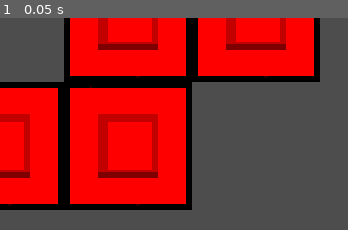
Above: before the commit, frame 1.
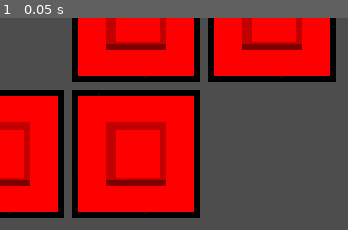
Above: after the commit, the same moment.

Repository: CheeseLord/practris
Game: Godot game, scene res://tetromino.tscn
Same seed, same stepped clock (60 frames per second), same inputs: the game is played once before the commit and once after it. The project has no main scene, so this scene is started directly.
Inputs:
- Up to frame 1 (0.05 s): no input

The runs differ from the first frame. In frame 1, 24% of the frame differs, in the area x 0-97%, y 0-95%.

Commit message:
Add spacing around block.

Diff:
--- a/Tetromino.gd
+++ b/Tetromino.gd
@@ -25,7 +25,6 @@
 				var block = block_scene.instantiate()
 				var block_size = block.get_size()
 				block.position = Vector2(c * block_size.x, r * block_size.y)
-				print(block.position)
 				blocks.append(block)
 				add_child(block)
 
--- a/block.tscn
+++ b/block.tscn
@@ -1,10 +1,10 @@
-[gd_scene load_steps=4 format=3 uid="uid://c1s0bl2jt6a85"]
+[gd_scene load_steps=4 format=3 uid="uid://81jroa3ixb6x"]
 
-[ext_resource type="Texture2D" uid="uid://ceu4qd8u8143c" path="res://assets/block_bw.png" id="1_5plxx"]
+[ext_resource type="Texture2D" uid="uid://dhnrmge3y3k6q" path="res://assets/block_bw.png" id="1_5plxx"]
 [ext_resource type="Script" path="res://block.gd" id="1_rqumr"]
 
 [sub_resource type="RectangleShape2D" id="RectangleShape2D_xdb77"]
-size = Vector2(64, 64)
+size = Vector2(68, 68)
 
 [node name="Block" type="Area2D"]
 script = ExtResource("1_rqumr")
Not shown: 1 places in tetromino.tscn that only renumber resources
